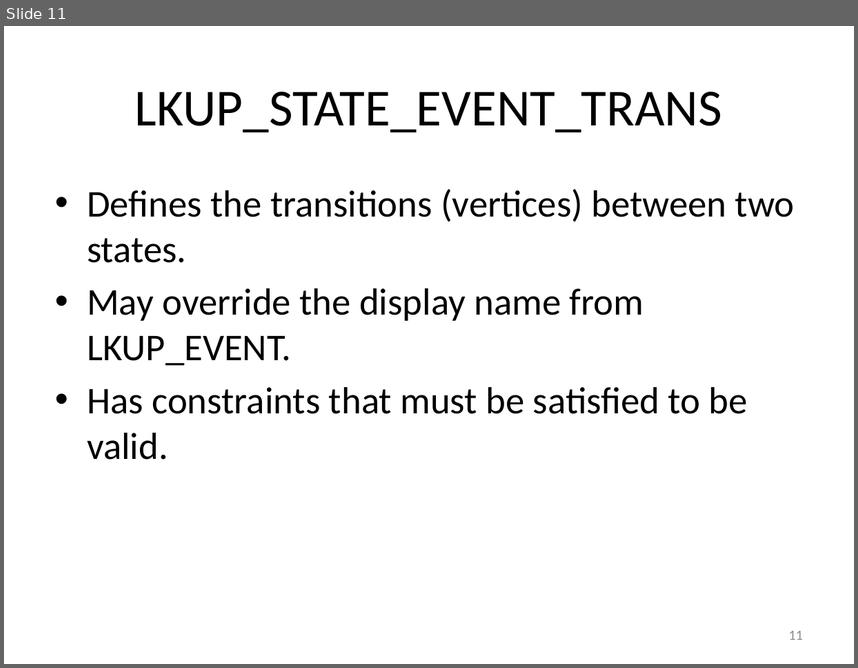
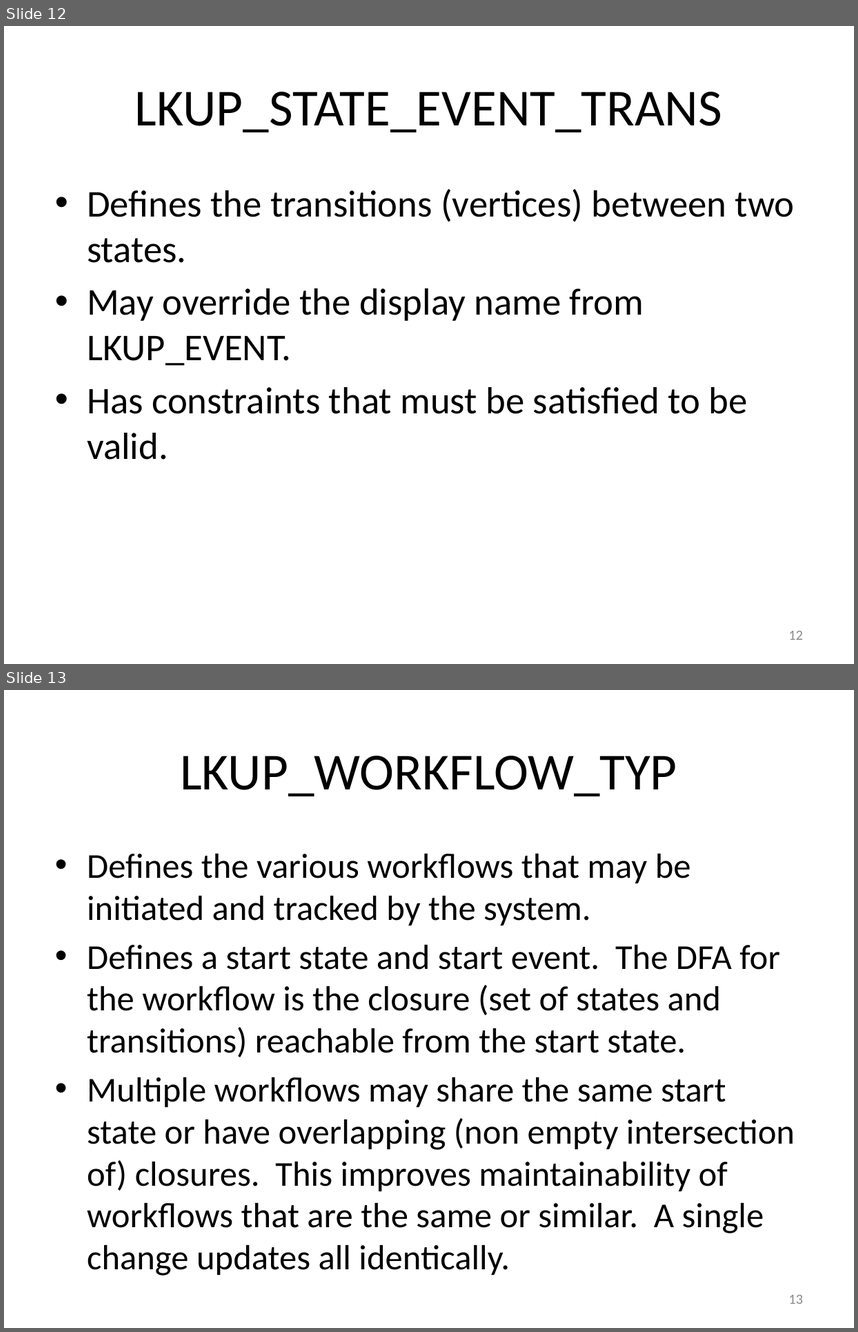
Before and after one commit to RichardRoda/DFA-Workflow-Model, a slide deck: Modeling Workflows with Event Driven DFA.pptx. Shown one above the other, each under a label of ours: slide 11 before the commit, slides 12 and 13 after it. The pictures are 858x668 and 858x1332 pixels, drawn with LibreOffice and Linux fonts; fonts in the diff are those of the drawing. Boxes give left, top, right and bottom in pixels: in the first picture for what was removed or moved away, otherwise in the second. Text is boxed around its words. In the diff, an @@ line names an element or a change of style, - is before the commit and + after.

```diff
--- a/Modeling Workflows with Event Driven DFA.pptx
+++ b/Modeling Workflows with Event Driven DFA.pptx
@@ slide 13 added at (x1=4, y1=690, x2=854, y2=1328), background #FFFFFF @@
@@ title added at (x1=180, y1=756, x2=677, y2=796), 44 pt, text #000000 @@
+LKUP_WORKFLOW_TYP
@@ text added at (x1=87, y1=854, x2=795, y2=1275), 29.6 pt, text #000000 @@
+• Defines the various workflows that may be initiated and tracked by the system.
+• Defines a start state and start event. The DFA for the workflow is the closure (set of states and transitions) reachable from the start state.
+• Multiple workflows may share the same start state or have overlapping (non empty intersection of) closures. This improves maintainability of workflows that are the same or similar. A single change updates all identically.
@@ page number added at (x1=789, y1=1294, x2=803, y2=1303), 12 pt, text #8C8C8C @@
+13
@@ what was slide 11 is now slide 12 @@
@@ page number at (x1=789, y1=630, x2=803, y2=639): text changed @@
-11
+12
```
Also in this commit, not shown: 2 slides changed, 4 other slides added.
